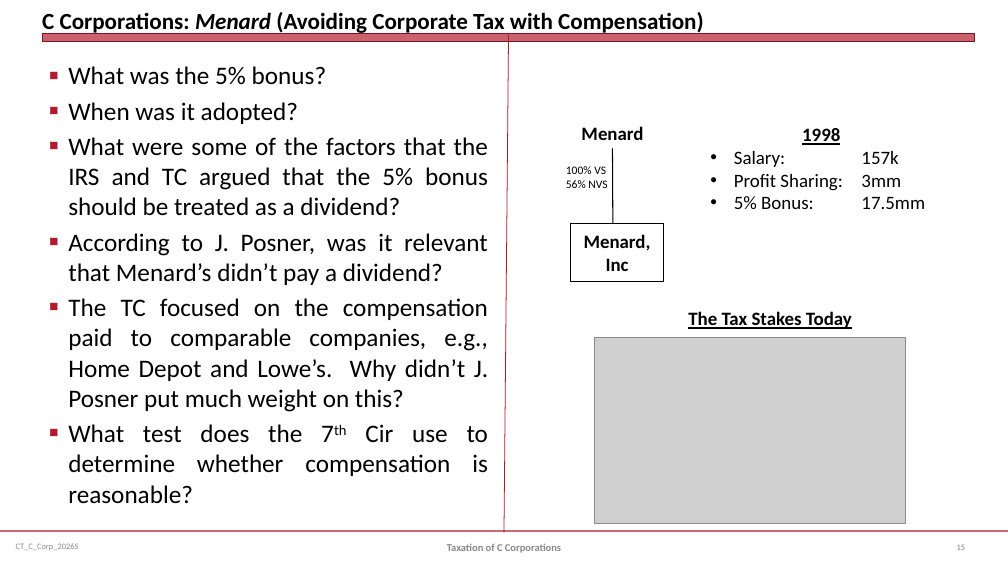
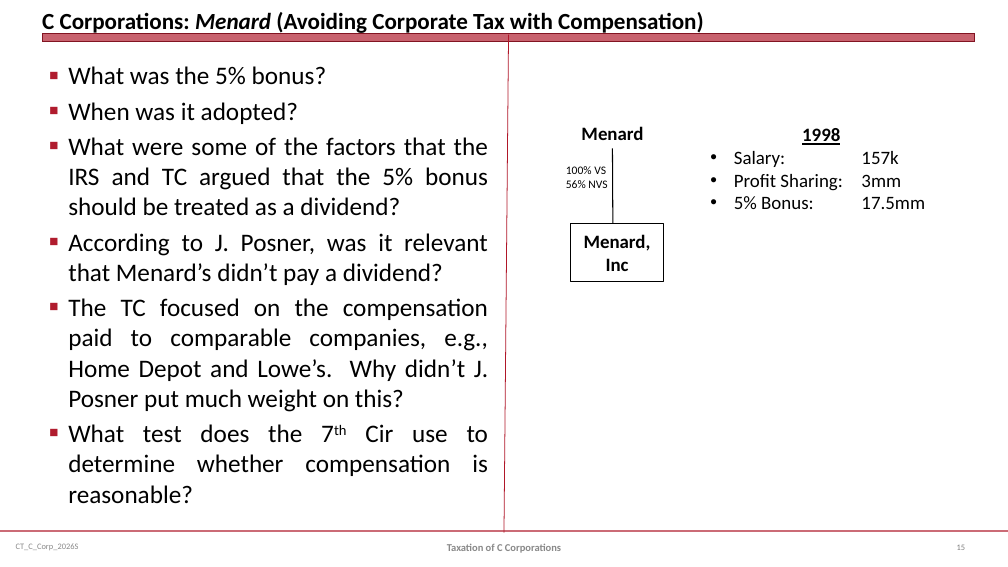
Before and after one commit to jmc877/Corporate-Tax, a slide deck: slide 15 of slides/CT_C_Corp_2026S.pptx. Drawn at 1008x567 pixels with LibreOffice and Linux fonts; fonts in the diff are those of the drawing; grey boxes stand for pictures. Boxes give left, top, right and bottom in pixels: in the first picture for what was removed or moved away, otherwise in the second. Text is boxed around its words. In the diff, an @@ line names an element or a change of style, - is before the commit and + after.

```diff
--- a/slides/CT_C_Corp_2026S.pptx
+++ b/slides/CT_C_Corp_2026S.pptx
@@ text removed at (688, 311, 852, 329) @@
-The Tax Stakes Today
@@ picture removed at (594, 337, 905, 523) @@
```
Also in this commit, not shown: 4 other slides changed, 1 slide added, 1 other file.
